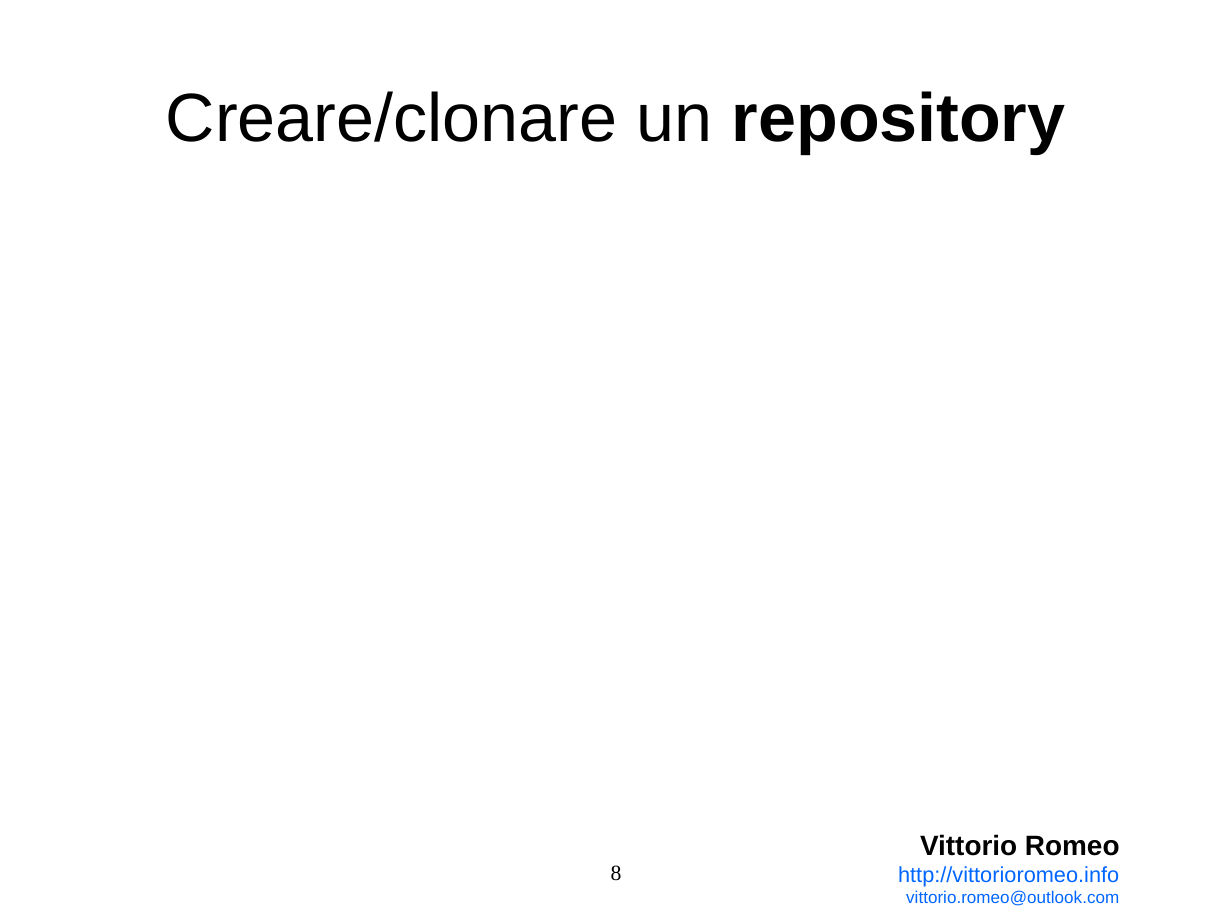
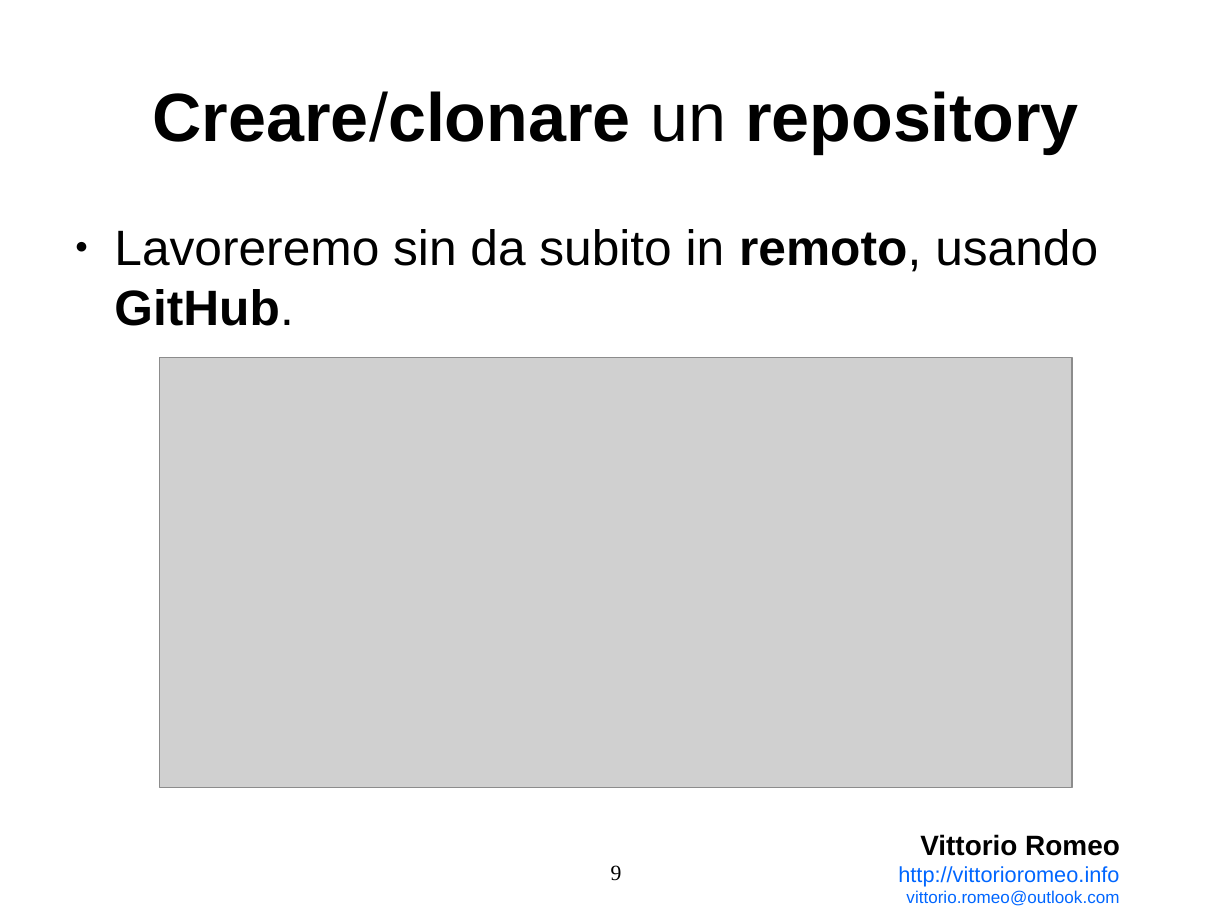
Before and after one commit to vittorioromeo/linuxDay2014, a slide deck: slide 9 of presentation.odp (slide 8 before the commit). Drawn at 1232x924 pixels with LibreOffice and Linux fonts; fonts in the diff are those of the drawing; grey boxes stand for pictures; background and template pictures are left out. Boxes give left, top, right and bottom in pixels: in the first picture for what was removed or moved away, otherwise in the second. Text is boxed around its words. In the diff, an @@ line names an element or a change of style, - is before the commit and + after.

```diff
--- a/presentation.odp
+++ b/presentation.odp
@@ title "Creare/clonare un repository" at (152,91,1079,153): bold on in "Creare/clonare" @@
@@ text added at (114,229,1098,326), 32 pt, text #000000 @@
+● Lavoreremo sin da subito in remoto, usando GitHub.
@@ picture added at (160,358,1072,788) @@
@@ page number at (611,865,622,881): text changed @@
-8
+9
```
Also in this commit, not shown: 4 other slides changed, 12 slides added, 10 slides removed, 13 other files.
